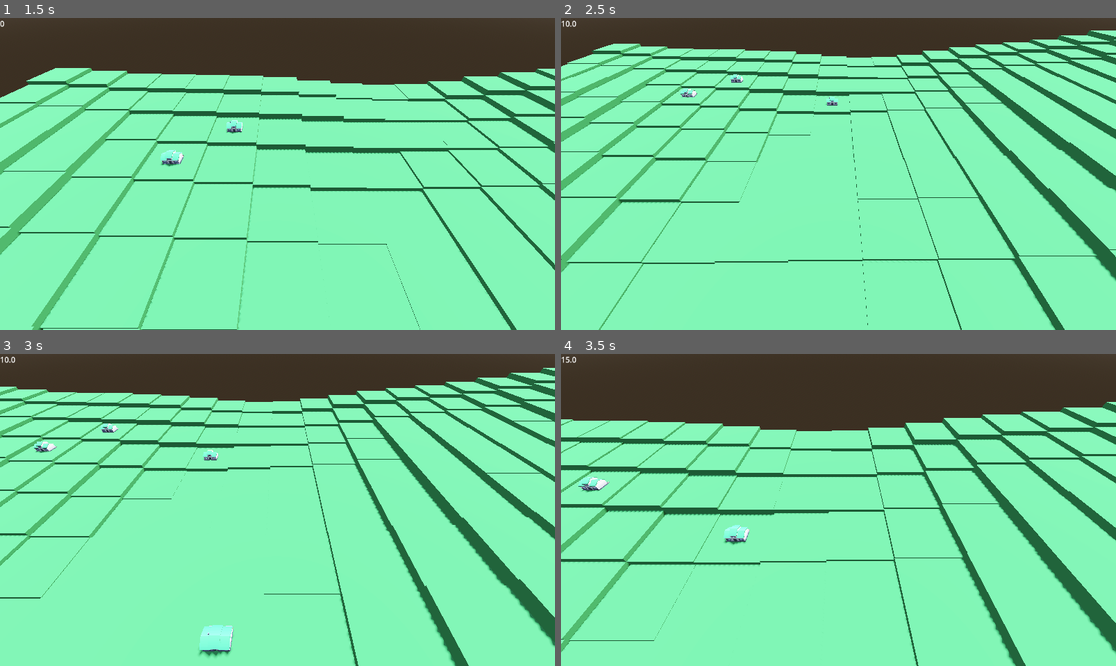
Above: before the commit, frames 1-4 (two rows, left to right).
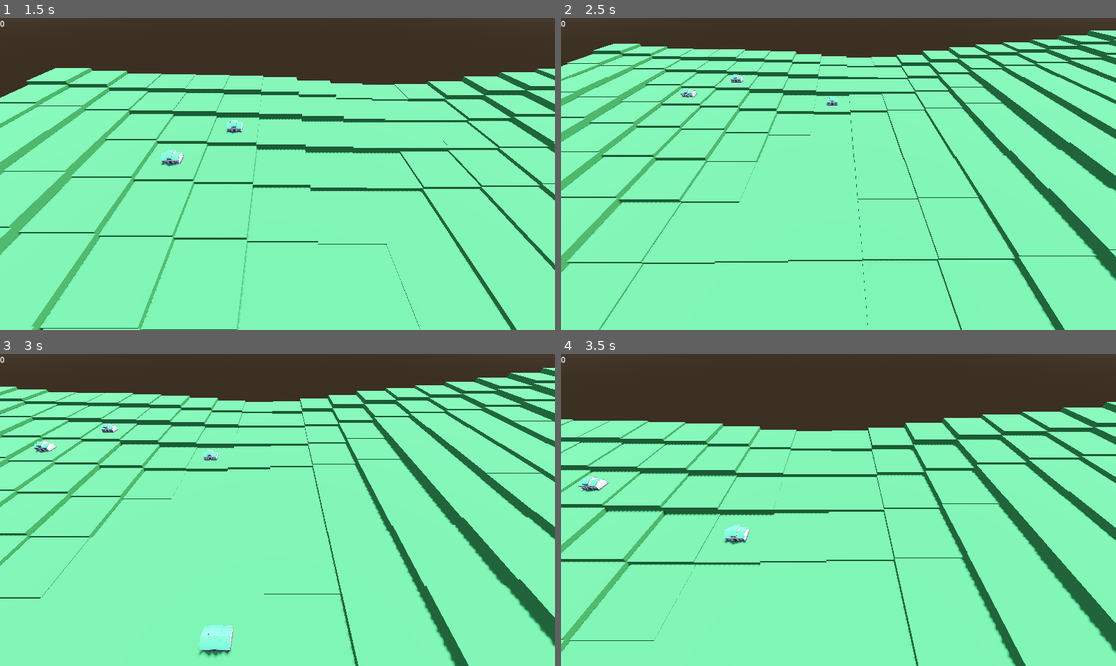
Above: after the commit, the same moments.

Repository: SnappyTheKing/Science-City-builder
Game: Godot game, scene res://Scenes/Game.tscn
The game is run twice, just before and just after one commit, with the same random seed, the same clock (stepped at 60 frames per second) and the same inputs.
Inputs (mouse positions are in pixels of both pictures, inside the frame that each line leads up to):
- Up to frame 1 (1.5 s): tap Enter at 0.5 s; move the mouse to (399, 158) at 0.52 s; hold D (right) 0.53-1.28 s; click (399, 158) at 0.67 s; move the mouse to (166, 189) at 1.27 s; hold S (backwards) from 1.28 s (still down); click (166, 189) at 1.42 s
- Up to frame 2 (2.5 s): move the mouse to (894, 105) at 2.02 s; release S (backwards) at 2.03 s; hold D (right) from 2.03 s (still down); click (894, 105) at 2.17 s
- Up to frame 3 (3 s): move the mouse to (249, 572) at 2.77 s; release D (right) at 2.78 s; hold W (forwards) from 2.78 s (still down); click (249, 572) at 2.92 s
- Up to frame 4 (3.5 s): keep holding W (forwards)

Frame 1 is identical in both runs. In frame 2, less than 0.1% of the frame differs, in the area x 0-3%, y 0-3%; in frame 3, less than 0.1%, in the area x 0-13%, y 0-69%; in frame 4, less than 0.1%.

Commit message:
New structure

Diff:
--- /dev/null
+++ b/science-game/Scenes/Buildings/house.tres
@@ -0,0 +1,9 @@
+[gd_resource type="Resource" script_class="House" load_steps=3 format=3 uid="uid://d3sdb6dri84e8"]
+
+[ext_resource type="PackedScene" uid="uid://jqxpr1dvby85" path="res://Assets/Residential/building-type-a.glb" id="1_vn72e"]
+[ext_resource type="Script" uid="uid://dceowduh476bp" path="res://Scripts/Resources/house_class.gd" id="2_pn85e"]
+
+[resource]
+script = ExtResource("2_pn85e")
+model = Array[PackedScene]([ExtResource("1_vn72e")])
+metadata/_custom_type_script = "uid://dceowduh476bp"
--- a/science-game/Scenes/Tile.tscn
+++ b/science-game/Scenes/Tile.tscn
@@ -1,28 +1,6 @@
-[gd_scene load_steps=27 format=3 uid="uid://pkyo6bj8p7qp"]
+[gd_scene load_steps=5 format=3 uid="uid://pkyo6bj8p7qp"]
 
 [ext_resource type="Script" uid="uid://cqcnaoyiiub4c" path="res://Scripts/tile.gd" id="1_t0yj4"]
-[ext_resource type="PackedScene" uid="uid://jqxpr1dvby85" path="res://Assets/Residential/building-type-a.glb" id="2_er2vu"]
-[ext_resource type="PackedScene" uid="uid://cn6iyfnf6g0sv" path="res://Assets/Residential/building-type-b.glb" id="3_bk6am"]
-[ext_resource type="PackedScene" uid="uid://j2dbytirifld" path="res://Assets/Residential/building-type-c.glb" id="4_jvlbh"]
-[ext_resource type="PackedScene" uid="uid://2xa3mckvfvgd" path="res://Assets/Residential/building-type-d.glb" id="5_6r1mx"]
-[ext_resource type="PackedScene" uid="uid://mgmwefgjsox1" path="res://Assets/Residential/building-type-e.glb" id="6_iavu2"]
-[ext_resource type="PackedScene" uid="uid://dpi1jaqh8sa54" path="res://Assets/Residential/building-type-f.glb" id="7_yilci"]
-[ext_resource type="PackedScene" uid="uid://cu0gii2wlxcjs" path="res://Assets/Residential/building-type-g.glb" id="8_qcm5n"]
-[ext_resource type="PackedScene" uid="uid://ct60ixh5otb1l" path="res://Assets/Residential/building-type-h.glb" id="9_x5olk"]
-[ext_resource type="PackedScene" uid="uid://bwgccuowyrqc1" path="res://Assets/Residential/building-type-i.glb" id="10_0yt2p"]
-[ext_resource type="PackedScene" uid="uid://d1ro7w3jjodjk" path="res://Assets/Residential/building-type-j.glb" id="11_lfh81"]
-[ext_resource type="PackedScene" uid="uid://dn7tajv70whwb" path="res://Assets/Residential/building-type-k.glb" id="12_c5rhf"]
-[ext_resource type="PackedScene" uid="uid://ccdvayksjkqrl" path="res://Assets/Residential/building-type-l.glb" id="13_wnlkw"]
-[ext_resource type="PackedScene" uid="uid://jmiwwpcd4bvg" path="res://Assets/Residential/building-type-m.glb" id="14_pvbnu"]
-[ext_resource type="PackedScene" uid="uid://mr31wyc7yllo" path="res://Assets/Residential/building-type-n.glb" id="15_5s5we"]
-[ext_resource type="PackedScene" uid="uid://hpyl8318p0i2" path="res://Assets/Residential/building-type-o.glb" id="16_fa51g"]
-[ext_resource type="PackedScene" uid="uid://dxmsnchdslxce" path="res://Assets/Residential/building-type-p.glb" id="17_1ameg"]
-[ext_resource type="PackedScene" uid="uid://b5gt4kdf8nked" path="res://Assets/Residential/building-type-q.glb" id="18_vxmy1"]
-[ext_resource type="PackedScene" uid="uid://cj5vqbmk3k5om" path="res://Assets/Residential/building-type-r.glb" id="19_anj4u"]
-[ext_resource type="PackedScene" uid="uid://b8lhbjjoipx00" path="res://Assets/Residential/building-type-s.glb" id="20_mtfjg"]
-[ext_resource type="PackedScene" uid="uid://cs2b8ikfedpih" path="res://Assets/Residential/building-type-t.glb" id="21_nhc2i"]
-[ext_resource type="PackedScene" uid="uid://by3iyx634ef73" path="res://Assets/Residential/building-type-u.glb" id="22_lmgkn"]
-[ext_resource type="PackedScene" uid="uid://dovr1ulyixmgk" path="res://Assets/Comercial/building-skyscraper-d.glb" id="23_yilci"]
 
 [sub_resource type="StandardMaterial3D" id="StandardMaterial3D_t0yj4"]
 albedo_color = Color(0.25318366, 0.59128684, 0.3376795, 1)
@@ -34,7 +12,6 @@
 
 [node name="Tile" type="Node3D"]
 script = ExtResource("1_t0yj4")
-house_options = Array[PackedScene]([ExtResource("2_er2vu"), ExtResource("3_bk6am"), ExtResource("4_jvlbh"), ExtResource("5_6r1mx"), ExtResource("6_iavu2"), ExtResource("7_yilci"), ExtResource("8_qcm5n"), ExtResource("9_x5olk"), ExtResource("10_0yt2p"), ExtResource("11_lfh81"), ExtResource("12_c5rhf"), ExtResource("13_wnlkw"), ExtResource("14_pvbnu"), ExtResource("15_5s5we"), ExtResource("16_fa51g"), ExtResource("17_1ameg"), ExtResource("18_vxmy1"), ExtResource("19_anj4u"), ExtResource("20_mtfjg"), ExtResource("21_nhc2i"), ExtResource("22_lmgkn"), ExtResource("23_yilci")])
 
 [node name="Building" type="Node3D" parent="."]
 transform = Transform3D(0.5, 0, 0, 0, 0.5, 0, 0, 0, 0.5, 0, 0, 0)
--- a/science-game/Scenes/appartment.tscn
+++ /dev/null
@@ -1,19 +0,0 @@
-[gd_scene load_steps=5 format=3 uid="uid://dwqfatthj12n2"]
-
-[ext_resource type="Script" uid="uid://in0dbq344utr" path="res://Scripts/Buildings/appartment.gd" id="1_tva5d"]
-[ext_resource type="PackedScene" uid="uid://crthncqnwhp3t" path="res://Assets/Comercial/building-j.glb" id="2_3mdwg"]
-[ext_resource type="Script" uid="uid://ip6wm6fhc5j2" path="res://Scripts/Resources/appartment_class.gd" id="2_qjh83"]
-
-[sub_resource type="Resource" id="Resource_7dvuk"]
-script = ExtResource("2_qjh83")
-mesh = ExtResource("2_3mdwg")
-metadata/_custom_type_script = "uid://ip6wm6fhc5j2"
-
-[node name="Appartment" type="Node3D"]
-script = ExtResource("1_tva5d")
-appartment_options = Array[ExtResource("2_qjh83")]([SubResource("Resource_7dvuk")])
-
-[node name="Money_Timer" type="Timer" parent="."]
-autostart = true
-
-[connection signal="timeout" from="Money_Timer" to="." method="_on_money_timer_timeout"]
--- /dev/null
+++ b/science-game/Scenes/building.tscn
@@ -0,0 +1,6 @@
+[gd_scene load_steps=2 format=3 uid="uid://bh2mgqfs04bia"]
+
+[ext_resource type="Script" uid="uid://cmpnfr3leginb" path="res://Scripts/building.gd" id="1_avus0"]
+
+[node name="Building" type="Node3D"]
+script = ExtResource("1_avus0")
--- a/science-game/Scenes/comercial.tscn
+++ /dev/null
@@ -1,3 +0,0 @@
-[gd_scene format=3 uid="uid://ben0mvhbxxlld"]
-
-[node name="Comercial" type="Node3D"]
--- a/science-game/Scenes/factory.tscn
+++ /dev/null
@@ -1,3 +0,0 @@
-[gd_scene format=3 uid="uid://d3vkx20cyd1nw"]
-
-[node name="Factory" type="Node3D"]
--- a/science-game/Scenes/house.tscn
+++ b/science-game/Scenes/house.tscn
@@ -1,18 +1,30 @@
-[gd_scene load_steps=5 format=3 uid="uid://dc5i0ibmtq5ei"]
+[gd_scene load_steps=4 format=3 uid="uid://dwpag8uchjomc"]
 
-[ext_resource type="Script" uid="uid://di1tkqgvslxjg" path="res://Scripts/Buildings/house.gd" id="1_218mn"]
 [ext_resource type="Script" uid="uid://dceowduh476bp" path="res://Scripts/Resources/house_class.gd" id="2_3jr7h"]
-[ext_resource type="PackedScene" uid="uid://jqxpr1dvby85" path="res://Assets/Residential/building-type-a.glb" id="2_cx658"]
+
+[sub_resource type="GDScript" id="GDScript_okrnj"]
+script/source = "extends Node3D
+
+@export var house_options: Array[House]
+
+var selected
+
+func _ready() -> void:
+	selected = house_options[randi_range(0, len(house_options)-1)]
+	add_child(selected.mesh.instantiate())
+	$Money_Timer.wait_time = selected.interval
+
+func _on_money_timer_timeout() -> void:
+	Global.money += selected.income
+"
 
 [sub_resource type="Resource" id="Resource_iqtyj"]
 script = ExtResource("2_3jr7h")
-mesh = ExtResource("2_cx658")
 metadata/_custom_type_script = "uid://dceowduh476bp"
 
 [node name="House" type="Node3D"]
-script = ExtResource("1_218mn")
+script = SubResource("GDScript_okrnj")
 house_options = Array[ExtResource("2_3jr7h")]([SubResource("Resource_iqtyj")])
-interval = 3.0
 
 [node name="Money_Timer" type="Timer" parent="."]
 autostart = true
--- a/science-game/Scenes/park.tscn
+++ /dev/null
@@ -1,3 +0,0 @@
-[gd_scene format=3 uid="uid://cdvy3p8i6eo8t"]
-
-[node name="Park" type="Node3D"]
--- a/science-game/Scripts/Buildings/appartment.gd
+++ /dev/null
@@ -1,13 +0,0 @@
-extends Node3D
-
-@export var appartment_options: Array[Appartment]
-
-var selected
-
-func _ready() -> void:
-	selected = appartment_options[randi_range(0, len(appartment_options)-1)]
-	add_child(selected.mesh.instantiate())
-	$Money_Timer.wait_time = selected.interval
-
-func _on_money_timer_timeout() -> void:
-	Global.money += selected.income
--- a/science-game/Scripts/Buildings/comercial.gd
+++ /dev/null
@@ -1,8 +0,0 @@
-extends Node3D
-
-@export var comercial_options: Array[Comercial]
-@export var money: float = 5
-@export var interval: float = 5
-
-func _ready() -> void:
-	add_child(comercial_options[randi_range(0, len(comercial_options)-1)].instantiate())
--- a/science-game/Scripts/Buildings/factory.gd
+++ /dev/null
@@ -1,8 +0,0 @@
-extends Node3D
-
-@export var factory_options: Array[Factory]
-@export var money: float = 5
-@export var interval: float = 5
-
-func _ready() -> void:
-	add_child(factory_options[randi_range(0, len(factory_options)-1)].instantiate())
--- a/science-game/Scripts/Buildings/house.gd
+++ /dev/null
@@ -1,13 +0,0 @@
-extends Node3D
-
-@export var house_options: Array[House]
-
-var selected
-
-func _ready() -> void:
-	selected = house_options[randi_range(0, len(house_options)-1)]
-	add_child(selected.mesh.instantiate())
-	$Money_Timer.wait_time = selected.interval
-
-func _on_money_timer_timeout() -> void:
-	Global.money += selected.income
--- a/science-game/Scripts/Buildings/park.gd
+++ /dev/null
@@ -1,8 +0,0 @@
-extends Node3D
-
-@export var park_options: Array[Park]
-@export var money: float = 5
-@export var interval: float = 5
-
-func _ready() -> void:
-	add_child(park_options[randi_range(0, len(park_options)-1)].instantiate())
--- a/science-game/Scripts/Resources/appartment_class.gd
+++ /dev/null
@@ -1,6 +0,0 @@
-class_name Appartment
-extends Resource
-
-@export var mesh: PackedScene
-@export var income: float = 50
-@export var interval: float = 5
--- /dev/null
+++ b/science-game/Scripts/Resources/building_class.gd
@@ -0,0 +1,8 @@
+extends Resource
+class_name Building
+
+@export var model: Array[PackedScene]
+var parent: Node
+
+func run():
+	pass
--- a/science-game/Scripts/Resources/comercial_class.gd
+++ /dev/null
@@ -1,5 +0,0 @@
-class_name Comercial
-extends Resource
-
-@export var mesh: PackedScene
-@export var efficiency: float = 5
--- a/science-game/Scripts/Resources/factory_class.gd
+++ /dev/null
@@ -1,5 +0,0 @@
-class_name Factory
-extends Resource
-
-@export var mesh: PackedScene
-@export var extra_time: float = 5
--- a/science-game/Scripts/Resources/house_class.gd
+++ b/science-game/Scripts/Resources/house_class.gd
@@ -1,6 +1,17 @@
 class_name House
-extends Resource
+extends Building
 
-@export var mesh: PackedScene
 @export var income: float = 5
 @export var interval: float = 3
+
+func run():
+	print("What test needs to run")
+	var t = Timer.new()
+	t.wait_time = interval
+	t.autostart = true
+	t.one_shot = false
+	t.timeout.connect(to_run_when_timer)
+	parent.add_child(t)
+
+func to_run_when_timer():
+	Global.money += income
--- a/science-game/Scripts/Resources/park_class.gd
+++ /dev/null
@@ -1,5 +0,0 @@
-class_name Park
-extends Resource
-
-@export var mesh: PackedScene
-@export var discount: float = 50
--- /dev/null
+++ b/science-game/Scripts/building.gd
@@ -0,0 +1,17 @@
+extends Node3D
+
+var building: Building
+
+# Called when the node enters the scene tree for the first time.
+func _ready() -> void:
+	set_mesh()
+	building.run()
+
+
+# Called every frame. 'delta' is the elapsed time since the previous frame.
+func _process(delta: float) -> void:
+	pass
+
+func set_mesh():
+	var selected = building.model[randi_range(0, len(building.model)-1)].instantiate()
+	add_child(selected)
--- a/science-game/Scripts/tile.gd
+++ b/science-game/Scripts/tile.gd
@@ -1,10 +1,7 @@
 extends Node3D
 
-var house = preload("res://Scenes/house.tscn")
-var appartment = preload("res://Scenes/appartment.tscn")
-var factory = preload("res://Scenes/factory.tscn")
-var park = preload("res://Scenes/park.tscn")
-var comercial = preload("res://Scenes/comercial.tscn")
+var building = load("res://Scenes/building.tscn")
+
 
 func _ready() -> void:
 	pass
@@ -16,11 +13,7 @@
 			assign_type()
 
 func assign_type():
-	var h
-
-	if($Building.get_child_count()):
-		$Building.get_child(0).queue_free()
-		h = appartment.instantiate()
-	else:
-		h = house.instantiate()
+	var h = building.instantiate()
+	h.building = load("res://Scenes/Buildings/house.tres")
+	h.building.parent = self
 	$Building.add_child(h)
Not shown, removed: science-game/Scripts/Buildings/appartment.gd.uid
Not shown, removed: science-game/Scripts/Buildings/comercial.gd.uid
Not shown, removed: science-game/Scripts/Buildings/factory.gd.uid
Not shown, removed: science-game/Scripts/Buildings/house.gd.uid
Not shown, removed: science-game/Scripts/Buildings/park.gd.uid
Not shown, removed: science-game/Scripts/Resources/appartment_class.gd.uid
Not shown, added: science-game/Scripts/Resources/building_class.gd.uid
Not shown, removed: science-game/Scripts/Resources/comercial_class.gd.uid
Not shown, removed: science-game/Scripts/Resources/factory_class.gd.uid
Not shown, removed: science-game/Scripts/Resources/park_class.gd.uid
Not shown, added: science-game/Scripts/building.gd.uid
